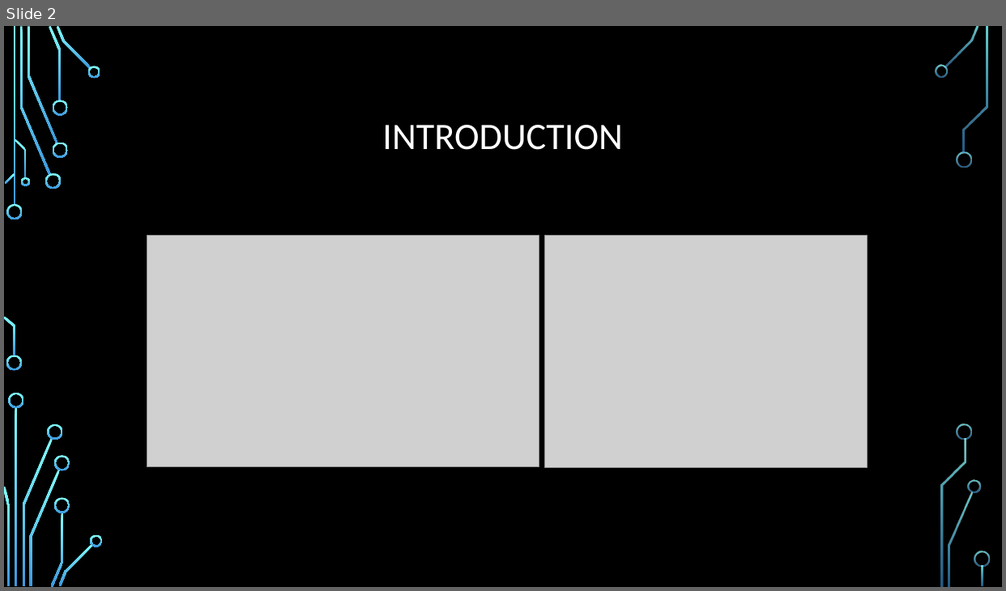
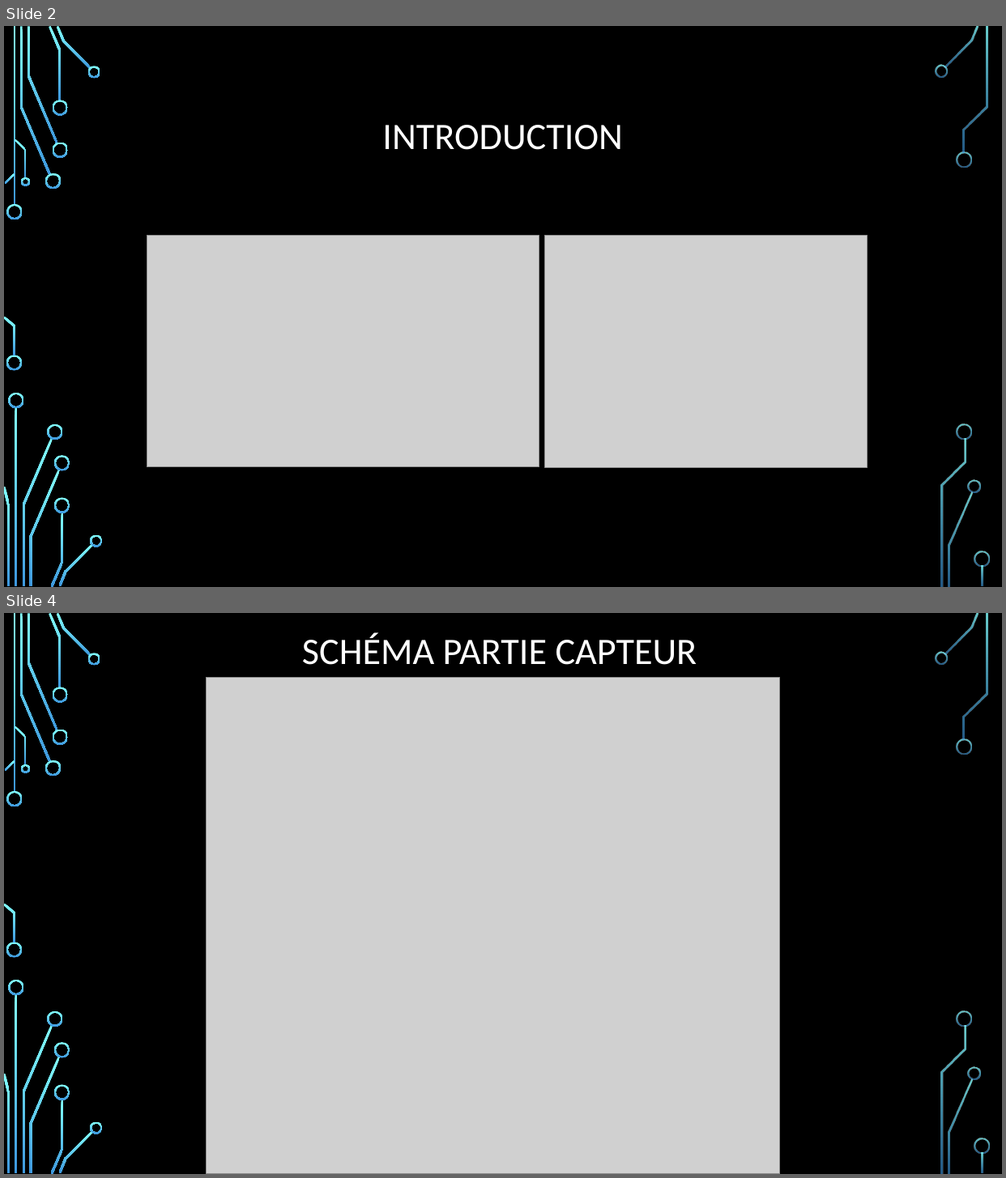
Before and after one commit to Delaune-Remi/Station_Meteo, a slide deck: Partie_Remi/Compte_rendu/Presentation_Partie_Remi.pptx. Shown one above the other, each under a label of ours: slide 2 before the commit, slides 2 and 4 after it; the slides between them are not shown. The pictures are 1006x591 and 1006x1178 pixels, drawn with LibreOffice and Linux fonts; fonts in the diff are those of the drawing; grey boxes stand for pictures; background and template pictures are left out. Boxes give left, top, right and bottom in pixels: in the first picture for what was removed or moved away, otherwise in the second. Text is boxed around its words. In the diff, an @@ line names an element or a change of style, - is before the commit and + after.

```diff
--- a/Partie_Remi/Compte_rendu/Presentation_Partie_Remi.pptx
+++ b/Partie_Remi/Compte_rendu/Presentation_Partie_Remi.pptx
@@ slide 4 added at [4, 613, 1002, 1174], background picture (left out); not listed: 36 template elements that a slide beside it also shows @@
@@ title added at [302, 633, 697, 665], 36 pt, text #FFFFFF @@
+SCHÉMA PARTIE CAPTEUR
@@ picture added at [206, 677, 780, 1174] @@
```
Also in this commit, not shown: 2 slides changed, 2 other slides added, 1 slide removed, 2 other files.
